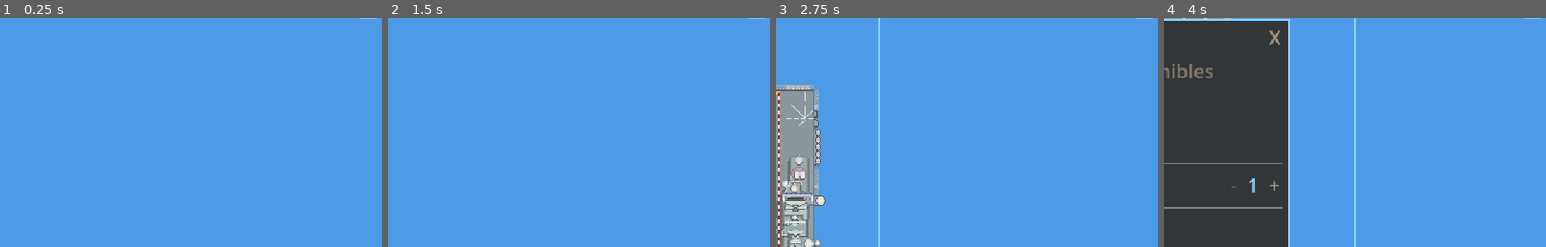
Above: before the commit, frames 1-4 (left to right).
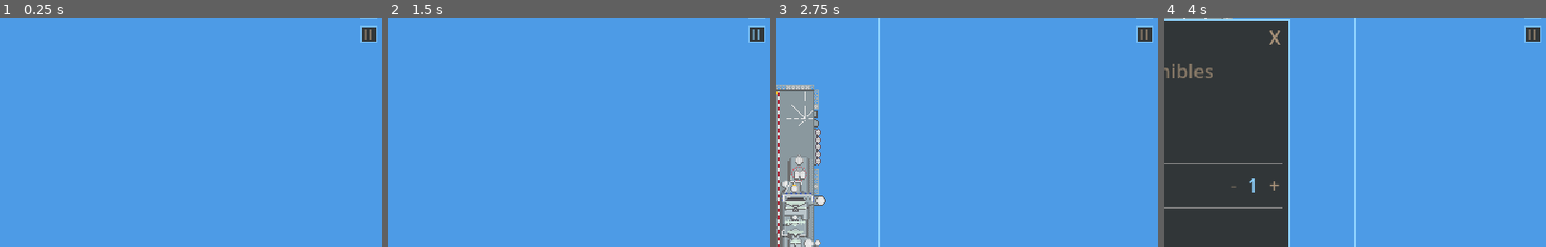
Above: after the commit, the same moments.

Repository: AbdielP/war-project
Game: Godot game, scene res://main.tscn
Same seed, same stepped clock (60 frames per second), same inputs: the game is played once before the commit and once after it.
Inputs (mouse positions are % of the whole screen's width and height, from its top left):
- Up to frame 1 (0.25 s): no input
- Up to frame 2 (1.5 s): click (98, 19) at 0.5 s, where only the run after the commit has a clickable "||"; click (98, 19) at 1.25 s, where only the run after the commit has a clickable ">"
- Up to frame 3 (2.75 s): click "LHD" at 2 s
- Up to frame 4 (4 s): click "Hangar" at 2.75 s; click "+" at 3.5 s
The pictures show only the part of the screen within x 50-100%, y 15-65%; the shares and areas given below are measured in that part.

The runs differ from the first frame. In frame 1, 0.3% of the frame differs, in the area x 94-99%, y 3-11%; in frame 2, 0.3%; in frame 3, 0.3%; in frame 4, 0.3%.

Commit message:
zoom y botón pausa

Diff:
--- a/core/camera/pan_camera.tscn
+++ b/core/camera/pan_camera.tscn
@@ -3,4 +3,5 @@
 [ext_resource type="Script" path="res://core/camera/pan_camera.gd" id="1"]
 
 [node name="PanCamera" type="Camera2D"]
+process_mode = 3
 script = ExtResource("1")
--- a/core/selection/selection_manager.tscn
+++ b/core/selection/selection_manager.tscn
@@ -3,4 +3,5 @@
 [ext_resource type="Script" path="res://core/selection/selection_manager.gd" id="1"]
 
 [node name="SelectionManager" type="Node2D"]
+process_mode = 3
 script = ExtResource("1")
--- a/ui/hud/hud.tscn
+++ b/ui/hud/hud.tscn
@@ -10,8 +10,10 @@
 [ext_resource type="PackedScene" path="res://ui/hud/weapon_bar/weapon_bar.tscn" id="7"]
 [ext_resource type="PackedScene" path="res://ui/hud/target_menu/target_menu.tscn" id="8"]
 [ext_resource type="PackedScene" path="res://ui/hud/zoom_controls/zoom_controls.tscn" id="9"]
+[ext_resource type="PackedScene" path="res://ui/hud/pause_button/pause_button.tscn" id="10"]
 
 [node name="HUD" type="CanvasLayer" unique_id=1219806315]
+process_mode = 3
 script = ExtResource("0")
 
 [node name="EventLog" parent="." unique_id=173143879 instance=ExtResource("1")]
@@ -68,6 +70,8 @@
 
 [node name="ZoomControls" parent="." instance=ExtResource("9")]
 
+[node name="PauseButton" parent="." instance=ExtResource("10")]
+
 [node name="TargetMenu" parent="." instance=ExtResource("8")]
 
 [node name="DeselButton" type="Button" parent="."]
--- /dev/null
+++ b/ui/hud/pause_button/pause_button.gd
@@ -0,0 +1,69 @@
+extends Button
+
+## Congela la partida. Un solo botón que alterna, y **enseña la acción que hace,
+## no el estado en que está**: corriendo se ve `||` (púlsame para pausar) y
+## pausado se ve `>` (púlsame para seguir). Es lo que hace cualquier reproductor
+## y lo que la gente espera; enseñar el estado obliga a pensar cuál de los dos
+## significa qué.
+##
+## No hay cableado con nadie: `paused` es estado del árbol, no de otro nodo, así
+## que no hay a quién pedírselo ni a quién avisar. Lo que tiene que seguir vivo
+## con la partida congelada —HUD, cámara y selección— lo declara cada uno con su
+## `process_mode`, que es donde se ve de un vistazo.
+
+## Emitida al cambiar, por si algo quiere reaccionar (un aviso en el registro,
+## un velo sobre la pantalla). Hoy no la escucha nadie.
+signal pause_toggled(paused: bool)
+
+const _COLOR_TEXT   := Color(0.6705882, 0.5803922, 0.4784314)
+const _COLOR_ACCENT := Color(0.56078434, 0.827451, 1.0)
+const _COLOR_BG     := Color(0.19215686, 0.21176471, 0.21960784)
+
+const _LABEL_RUNNING := "||"
+const _LABEL_PAUSED := ">"
+
+## Tecla que hace lo mismo desde el teclado. `KEY_NONE` la desactiva. En PC se
+## espera poder pausar sin ir al ratón; en táctil y mando manda el botón.
+@export var shortcut_key: Key = KEY_SPACE
+
+
+func _ready() -> void:
+	pressed.connect(_toggle)
+	_refresh()
+
+
+## `_unhandled_key_input` y no el `shortcut` de `Button`: el atajo se maneja
+## igual que el ESC de `SelectionManager`, sin inventar un recurso `Shortcut`
+## para una sola tecla.
+func _unhandled_key_input(event: InputEvent) -> void:
+	if shortcut_key == KEY_NONE:
+		return
+	var key := event as InputEventKey
+	if key != null and key.pressed and not key.echo and key.keycode == shortcut_key:
+		_toggle()
+		get_viewport().set_input_as_handled()
+
+
+func _toggle() -> void:
+	var tree := get_tree()
+	tree.paused = not tree.paused
+	_refresh()
+	pause_toggled.emit(tree.paused)
+
+
+## Pausado, el botón se pinta en color de acento: con la partida congelada no
+## hay movimiento en pantalla que delate el estado, así que tiene que decirlo él.
+func _refresh() -> void:
+	var paused := get_tree().paused
+	text = _LABEL_PAUSED if paused else _LABEL_RUNNING
+	var fg := _COLOR_ACCENT if paused else _COLOR_TEXT
+	for state in ["normal", "hover", "pressed", "focus"]:
+		var box := StyleBoxFlat.new()
+		box.bg_color = _COLOR_BG
+		box.set_border_width_all(1)
+		box.border_color = Color(_COLOR_ACCENT, 1.0 if paused else 0.6)
+		box.set_content_margin_all(0)
+		add_theme_stylebox_override(state, box)
+	add_theme_color_override("font_color", fg)
+	add_theme_color_override("font_hover_color", _COLOR_ACCENT)
+	add_theme_color_override("font_pressed_color", _COLOR_ACCENT)
--- /dev/null
+++ b/ui/hud/pause_button/pause_button.tscn
@@ -0,0 +1,14 @@
+[gd_scene load_steps=2 format=3]
+
+[ext_resource type="Script" path="res://ui/hud/pause_button/pause_button.gd" id="1"]
+
+[node name="PauseButton" type="Button"]
+custom_minimum_size = Vector2(14, 14)
+offset_left = 622.0
+offset_top = 66.0
+offset_right = 636.0
+offset_bottom = 80.0
+tooltip_text = "Pausa"
+theme_override_font_sizes/font_size = 8
+text = "||"
+script = ExtResource("1")
Not shown, added: ui/hud/pause_button/pause_button.gd.uid
Not shown, changed: README.md
Not shown, changed: docs/architecture.md
Not shown, changed: docs/decisions.md
